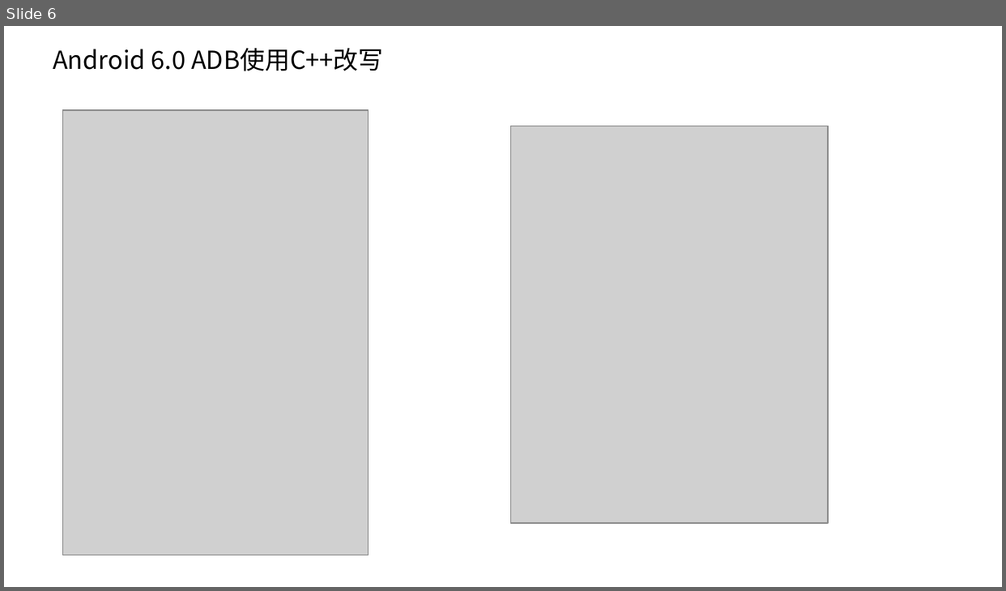
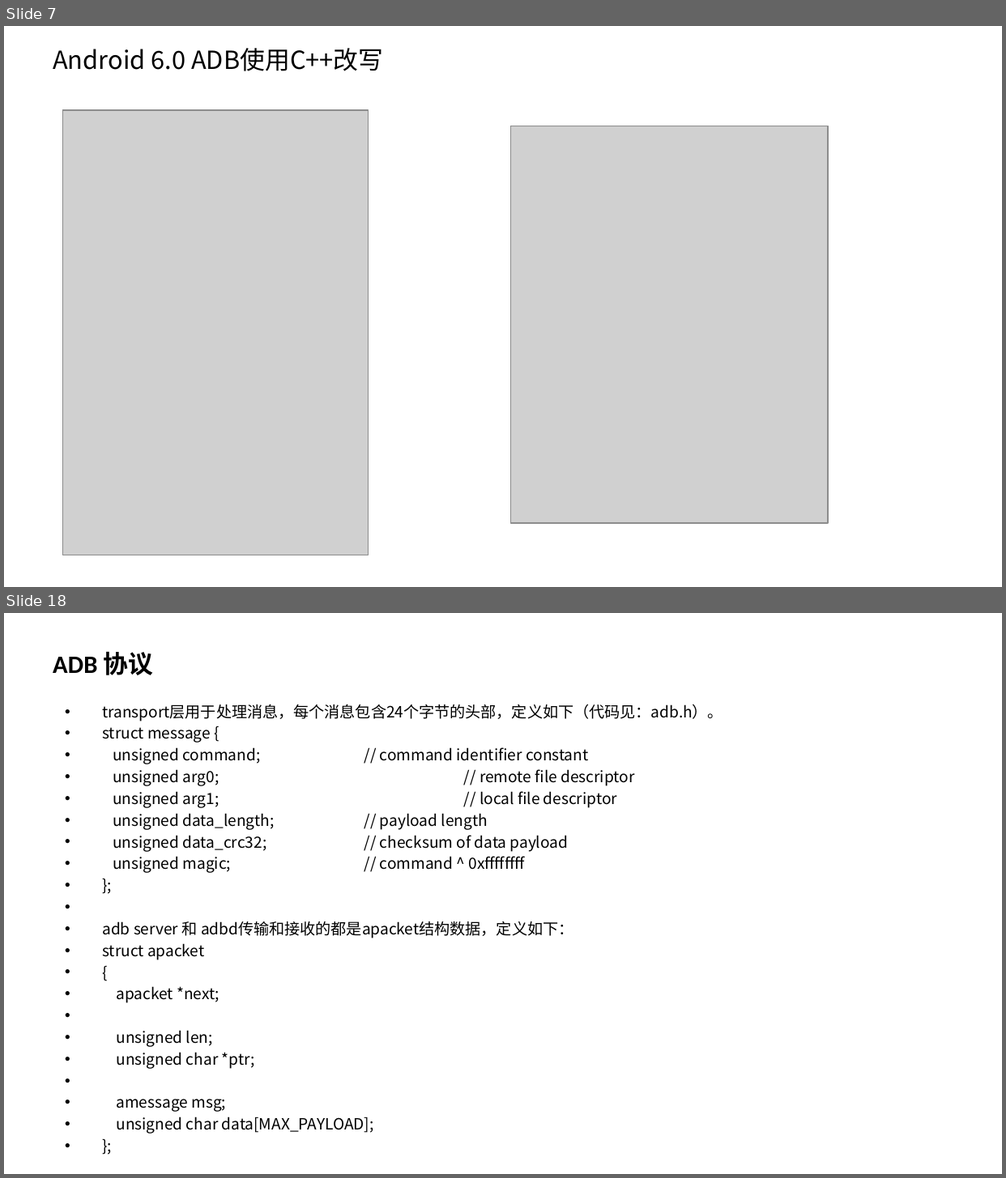
Before and after one commit to phybio/adb, a slide deck: adb.pptx. Shown one above the other, each under a label of ours: slide 6 before the commit, slides 7 and 18 after it; the slides between them are not shown. The pictures are 1006x591 and 1006x1178 pixels, drawn with LibreOffice and Linux fonts; fonts in the diff are those of the drawing; grey boxes stand for pictures; background and template pictures are left out. Boxes give left, top, right and bottom in pixels: in the first picture for what was removed or moved away, otherwise in the second. Text is boxed around its words. In the diff, an @@ line names an element or a change of style, - is before the commit and + after.

```diff
--- a/adb.pptx
+++ b/adb.pptx
@@ slide 18 added at bbox=[4, 613, 1002, 1174], background picture (left out) @@
@@ title added at bbox=[53, 651, 154, 675], 18 pt, text #000000, bold @@
+  ADB 协议
@@ text added at bbox=[102, 704, 723, 1069], 11.2 pt, text #000000 @@
+• transport层用于处理消息，每个消息包含24个字节的头部，定义如下（代码见：adb.h）。
+• struct message {
+• unsigned command; // command identifier constant
+• unsigned arg0; // remote file descriptor
+• unsigned arg1; // local file descriptor
+• unsigned data_length; // payload length
+• unsigned data_crc32; // checksum of data payload
+• unsigned magic; // command ^ 0xffffffff
+• };
+• adb server 和 adbd传输和接收的都是apacket结构数据，定义如下：
+• struct apacket
+• {
+• apacket *next;
+• unsigned len;
+• unsigned char *ptr;
+• amessage msg;
+• unsigned char data[MAX_PAYLOAD];
+• };
@@ what was slide 6 is now slide 7 @@
```
Also in this commit, not shown: 3 slides changed, 13 other slides added, 4 slides removed.
